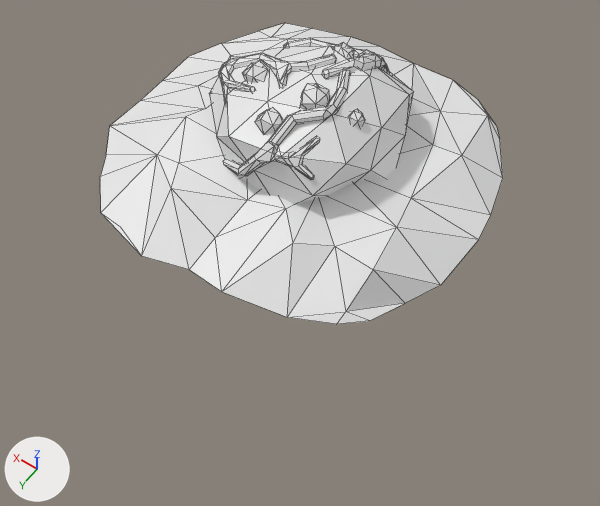
Before and after pictures for a commit that changed the FBX model CrueltySquad2/Assets/ART/Models/Nathan/props/crawlerNest.fbx.
Both versions are drawn from a camera (50 mm lens) standing at (-2.64, 3.81, 4.63) and looking at (-0.32, 0.55, -0.48). The axes (+X, +Y, +Z) are drawn at lower left. The lights are the same throughout. Mesh edges are drawn as thin lines. Where no turn or scale is listed for an object, it has been applied to the vertices.
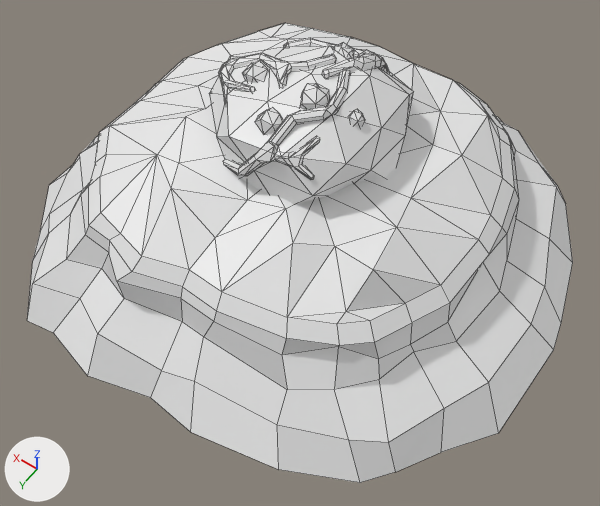
Changed parts and their boxes (x1, y1, x2, y2) in the pictures (600 x 506 px):
'Icosphere', reshaped (35% wider, 53% taller)
    before: (100, 23, 503, 324)
    after: (27, 23, 573, 483)
part 1 of me_icosphere, built on
    before: (101, 156, 157, 256)
    after: (27, 57, 573, 483)

The change, as a diff of the scene's bpy script:
```diff
--- a/CrueltySquad2/Assets/ART/Models/Nathan/props/crawlerNest.fbx.py
+++ b/CrueltySquad2/Assets/ART/Models/Nathan/props/crawlerNest.fbx.py
@@ me_icosphere @@
 # used by ob_icosphere; location = (0.0, 0.0, 0.0)
-me_icosphere.from_pydata(...)  # 542 vertices, 706 faces; spans x -1.5..1.5, y -1.41..1.53, z 0.0..0.93
+me_icosphere.from_pydata(...)  # 692 vertices, 856 faces; spans x -2.28..2.25, y -2.18..2.2, z -0.93..0.93
+# me_icosphere part 1
+# 1 vertex is removed from x 0.66, y 1.42, z 0.0
+# 2 faces are deleted
+# 151 vertices are added at x -2.28..2.25, y -2.18..2.2, z -0.93..0.0
+# 152 new faces join them
```
